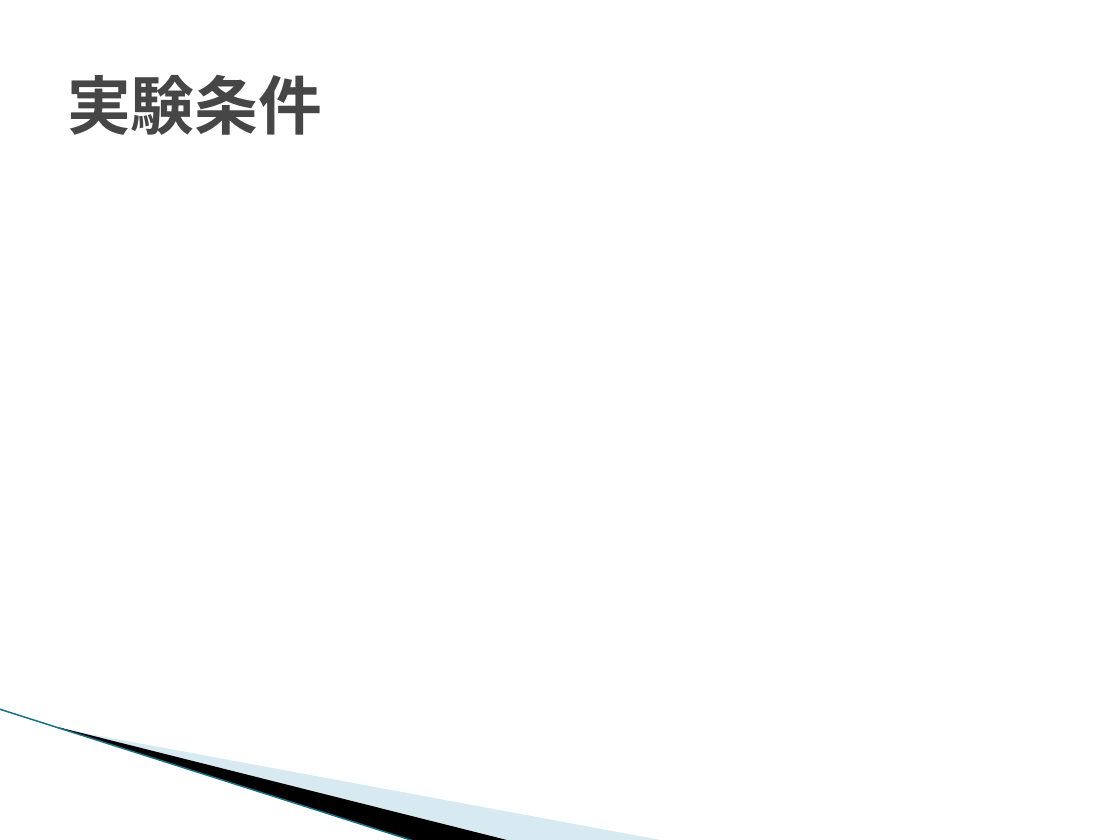
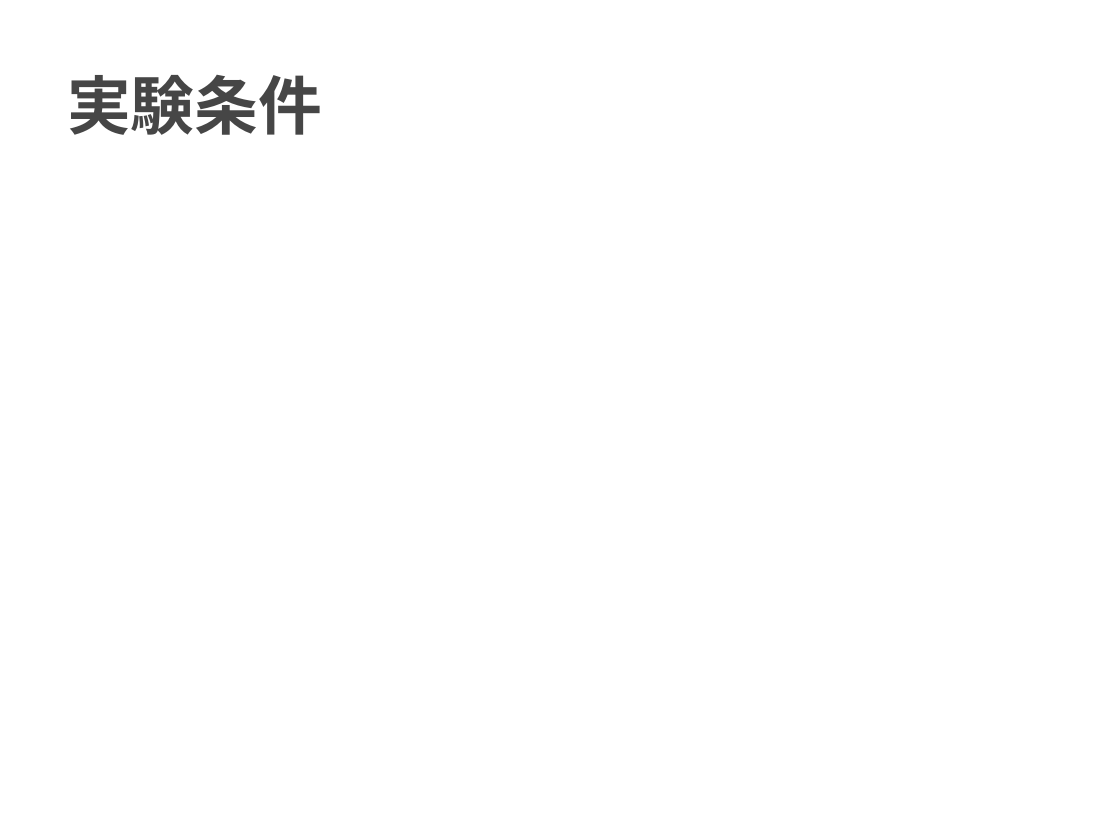
Before and after one commit to TetsuyaKomota/GitforEclipseTest, a slide deck: slide 13 of IntentionLearning/memo/人の教示動作からの.pptx. Drawn at 1120x840 pixels with LibreOffice and Linux fonts; fonts in the diff are those of the drawing; grey boxes stand for pictures; background and template pictures are left out. Boxes give left, top, right and bottom in pixels: in the first picture for what was removed or moved away, otherwise in the second. Text is boxed around its words. In the diff, an @@ line names an element or a change of style, - is before the commit and + after.

```diff
--- a/IntentionLearning/memo/人の教示動作からの.pptx
+++ b/IntentionLearning/memo/人の教示動作からの.pptx
@@ line removed from (0, 709) to (416, 840) @@
@@ freeform shape removed at (59, 727, 512, 840) @@
@@ freeform shape removed at (62, 728, 666, 840) @@
```
Also in this commit, not shown: 26 other slides changed, 14 other files.
